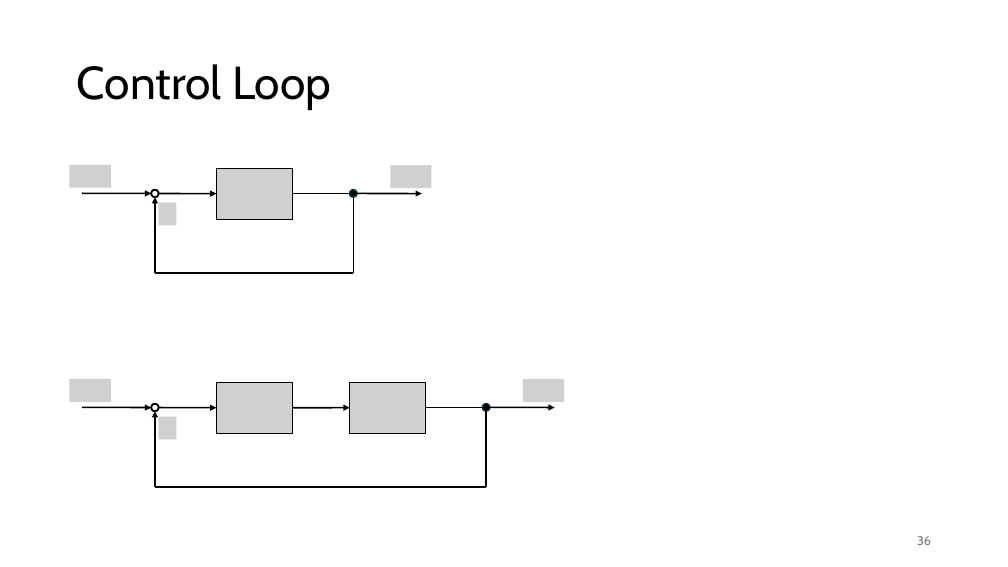
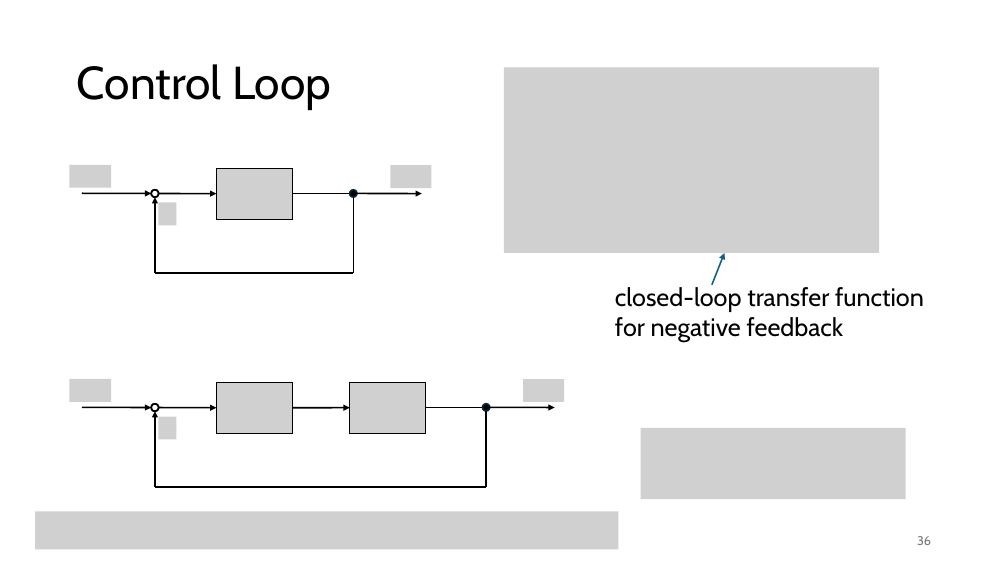
Before and after one commit to FelixWick/control_engineering, a slide deck: slide 36 of slides/3_Laplace.pptx. Drawn at 1008x567 pixels with LibreOffice and Linux fonts; fonts in the diff are those of the drawing; grey boxes stand for pictures. Boxes give left, top, right and bottom in pixels: in the first picture for what was removed or moved away, otherwise in the second. Text is boxed around its words. In the diff, an @@ line names an element or a change of style, - is before the commit and + after.

```diff
--- a/slides/3_Laplace.pptx
+++ b/slides/3_Laplace.pptx
@@ picture added at box(504, 67, 879, 253) @@
@@ arrow added from (712, 285) to (724, 253), #156082 1.5 pt @@
@@ text added at box(615, 287, 924, 343), 24 pt, text #000000 @@
+closed-loop transfer function for negative feedback
@@ picture added at box(640, 428, 906, 499) @@
@@ picture added at box(36, 511, 619, 549) @@
```
Also in this commit, not shown: 1 other slide changed, 2 slides added.
